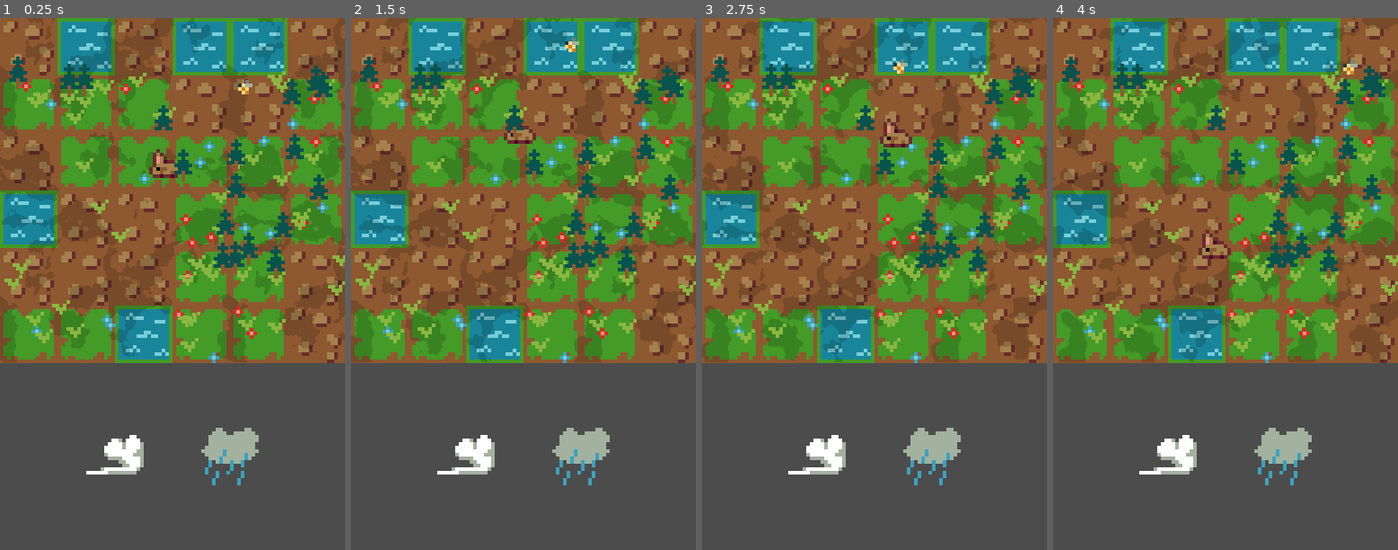
Above: before the commit, frames 1-4 (left to right).
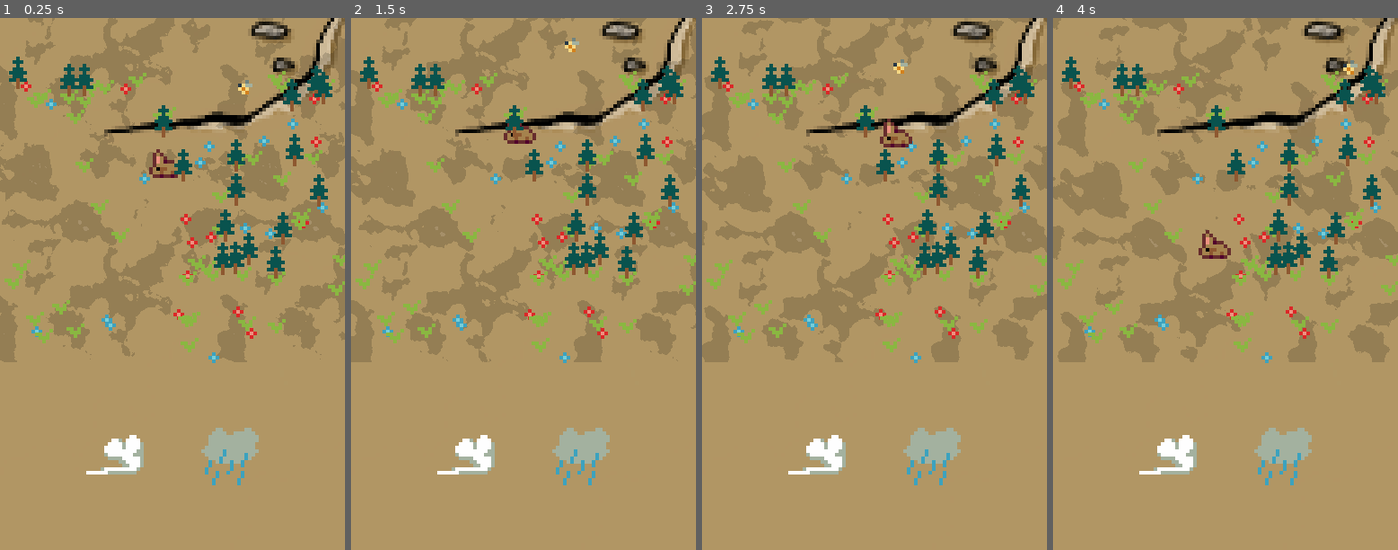
Above: after the commit, the same moments.

Repository: MrBSmith/Haven
Game: Godot game, scene res://Scenes/Garden/Garden.tscn
The game is run twice, just before and just after one commit, with the same random seed, the same clock (stepped at 60 frames per second) and the same inputs. The engine's default icon, where the game draws it, is replaced by a stand-in: a white triangle on a blue panel in a dark square.
Inputs (mouse positions are in pixels of both pictures, inside the frame that each line leads up to):
- Up to frame 1 (0.25 s): no input
- Up to frame 2 (1.5 s): tap Enter (ui_accept) at 0.5, 0.77 s; press the mouse at (523, 284) at 0.53 s; move the mouse to (464, 454) at 1.27 s; release the mouse at (464, 454) at 1.28 s; click (464, 454) at 1.35 s
- Up to frame 3 (2.75 s): tap Enter (ui_accept) at 1.52 s; move the mouse to (933, 454) at 2.02 s; press the mouse at (933, 454) at 2.03 s
- Up to frame 4 (4 s): move the mouse to (1208, 390) at 2.77 s; release the mouse at (1208, 390) at 2.78 s; click (1208, 390) at 2.85 s; tap Enter (ui_accept) at 3.02, 3.77 s; move the mouse to (1329, 363) at 3.52 s; press the mouse at (1329, 363) at 3.53 s

The runs differ from the first frame. In frame 1, 89% of the frame differs, in the area x 0-100%, y 0-100%; in frame 2, 89%; in frame 3, 89%; in frame 4, 89%.

Commit message:
Import tile sprites

Diff:
--- a/Scenes/Tiles/TileType/DryTiles/Sand/SandTile.tscn
+++ b/Scenes/Tiles/TileType/DryTiles/Sand/SandTile.tscn
@@ -2,7 +2,7 @@
 
 [ext_resource path="res://Scenes/Tiles/TileType/DryTiles/Sand/SandTile.gd" type="Script" id=1]
 [ext_resource path="res://Scenes/Tiles/TileType/TileType.tscn" type="PackedScene" id=2]
-[ext_resource path="res://Scenes/Tiles/TileType/DryTiles/Sand/SandTile.png" type="Texture" id=3]
+[ext_resource path="res://Scenes/Tiles/TileType/DryTiles/Soil/Terre.png" type="Texture" id=3]
 
 [sub_resource type="Gradient" id=1]
 colors = PoolColorArray( 0.828125, 0.652987, 0.187622, 1, 0.929412, 0.894118, 0.0509804, 0 )
@@ -34,6 +34,7 @@
 more_wet_tile_type = "Soil"
 
 [node name="Sprite" parent="." index="0"]
+modulate = Color( 0.67451, 0.47451, 0, 1 )
 texture = ExtResource( 3 )
 
 [node name="Particles2D" type="Particles2D" parent="." index="1"]
--- a/Scenes/Tiles/TileType/WetTiles/Swamp/SwampTile.tscn
+++ b/Scenes/Tiles/TileType/WetTiles/Swamp/SwampTile.tscn
@@ -1,8 +1,73 @@
-[gd_scene load_steps=4 format=2]
+[gd_scene load_steps=7 format=2]
 
 [ext_resource path="res://Scenes/Tiles/TileType/TileType.tscn" type="PackedScene" id=1]
 [ext_resource path="res://Scenes/Tiles/TileType/WetTiles/Swamp/SwampTile.gd" type="Script" id=2]
-[ext_resource path="res://Scenes/Tiles/TileType/WetTiles/Swamp/Marais.png" type="Texture" id=3]
+[ext_resource path="res://Scenes/Tiles/TileType/WetTiles/Water/Water.png" type="Texture" id=3]
+[ext_resource path="res://Scenes/Tiles/TileType/WaterShader.tscn" type="PackedScene" id=4]
+
+[sub_resource type="Shader" id=1]
+code = "shader_type canvas_item;
+
+uniform vec4 fog_color : hint_color = vec4(0.7, 0.0, 0.5, 1);
+uniform vec2 distort_speed = vec2(1.0, 1.0);
+uniform float speed_multiplier = 0.5;
+uniform float opacity = 0.5;
+uniform int OCTAVES = 4;
+
+
+// Random value method
+float rand(vec2 coord){
+	return fract(sin(dot(coord, vec2(56, 78)) * 1000.0) * 1000.0);
+}
+
+// Returns a noise texture
+float noise(vec2 coord){
+	vec2 i = floor(coord);
+	vec2 f = fract(coord);
+
+	// 4 corners of a rectangle surrounding our point
+	float a = rand(i);
+	float b = rand(i + vec2(1.0, 0.0));
+	float c = rand(i + vec2(0.0, 1.0));
+	float d = rand(i + vec2(1.0, 1.0));
+
+	vec2 cubic = f * f * (3.0 - 2.0 * f);
+
+	return mix(a, b, cubic.x) + (c - a) * cubic.y * (1.0 - cubic.x) + (d - b) * cubic.x * cubic.y;
+}
+
+// Fractal Noise method
+float fbm(vec2 coord){
+	float value = 0.5;
+	float scale = 0.5;
+
+	for(int i = 0; i< OCTAVES; i++){
+		value += noise(coord) * scale;
+		coord *= 2.0;
+		scale *= 0.5;
+	}
+
+	return value;
+}
+
+// Main rendering method
+void fragment() {
+	vec2 coord = UV * 20.0;
+	vec2 motion = vec2(fbm(coord + TIME * speed_multiplier) * distort_speed);
+
+	float final = fbm(coord + motion);
+
+	COLOR = vec4(vec3(fog_color.r, fog_color.g, fog_color.b), final * opacity);
+}"
+
+[sub_resource type="ShaderMaterial" id=2]
+render_priority = 1
+shader = SubResource( 1 )
+shader_param/fog_color = Color( 0.121569, 0.733333, 0.290196, 1 )
+shader_param/distort_speed = Vector2( 1.671, 1.323 )
+shader_param/speed_multiplier = 0.292
+shader_param/opacity = 1.0
+shader_param/OCTAVES = 3
 
 [node name="SwampTile" instance=ExtResource( 1 )]
 script = ExtResource( 2 )
@@ -11,5 +76,11 @@
 more_dry_tile_type = "Soil"
 more_wet_tile_type = "Water"
 
-[node name="Sprite" parent="." index="0"]
+[node name="Water" parent="." index="0" instance=ExtResource( 4 )]
+material = SubResource( 2 )
+position = Vector2( 7.62939e-06, 7.62939e-06 )
+scale = Vector2( 7.8125, 7.8125 )
+
+[node name="Sprite" parent="." index="1"]
+z_index = 1
 texture = ExtResource( 3 )
--- a/Scenes/Tiles/TileType/WetTiles/Water/WaterTile.tscn
+++ b/Scenes/Tiles/TileType/WetTiles/Water/WaterTile.tscn
@@ -1,8 +1,9 @@
-[gd_scene load_steps=4 format=2]
+[gd_scene load_steps=5 format=2]
 
 [ext_resource path="res://Scenes/Tiles/TileType/TileType.tscn" type="PackedScene" id=1]
 [ext_resource path="res://Scenes/Tiles/TileType/WetTiles/Water/WaterTile.gd" type="Script" id=2]
-[ext_resource path="res://Scenes/Tiles/TileType/WetTiles/Water/Eau.png" type="Texture" id=3]
+[ext_resource path="res://Scenes/Tiles/TileType/WetTiles/Water/Water.png" type="Texture" id=3]
+[ext_resource path="res://Scenes/Tiles/TileType/WaterShader.tscn" type="PackedScene" id=4]
 
 [node name="WaterTile" instance=ExtResource( 1 )]
 script = ExtResource( 2 )
@@ -12,5 +13,11 @@
 wet_threshold = 1000
 more_dry_tile_type = "Swamp"
 
-[node name="Sprite" parent="." index="0"]
+[node name="Water" parent="." index="0" instance=ExtResource( 4 )]
+position = Vector2( 0.282334, -0.282334 )
+scale = Vector2( 7.80368, 7.80368 )
+z_index = -1
+
+[node name="Sprite" parent="." index="1"]
+z_index = 0
 texture = ExtResource( 3 )
Binary file changed: Scenes/Tiles/TileType/DryTiles/Grass/Grass.png
Binary file changed: Scenes/Tiles/TileType/DryTiles/Soil/Terre.png
Binary file added: Scenes/Tiles/TileType/WetTiles/Water/Water.png
Not shown, added: Scenes/Tiles/TileType/WetTiles/Water/Water.png.import
